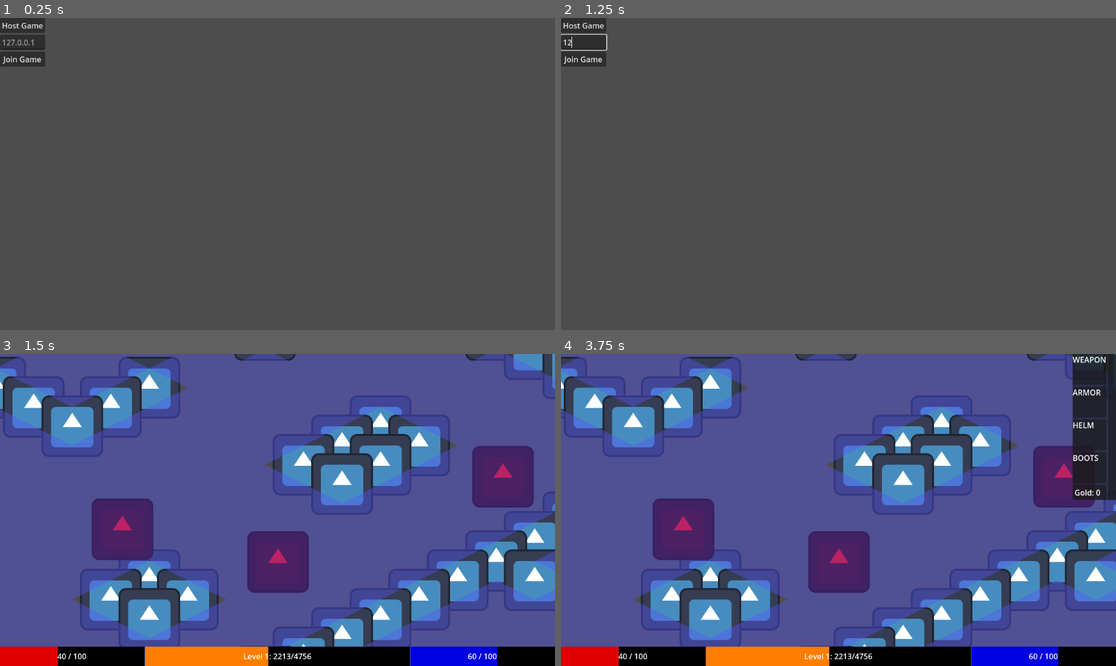
Above: before the commit, frames 1-4 (two rows, left to right).
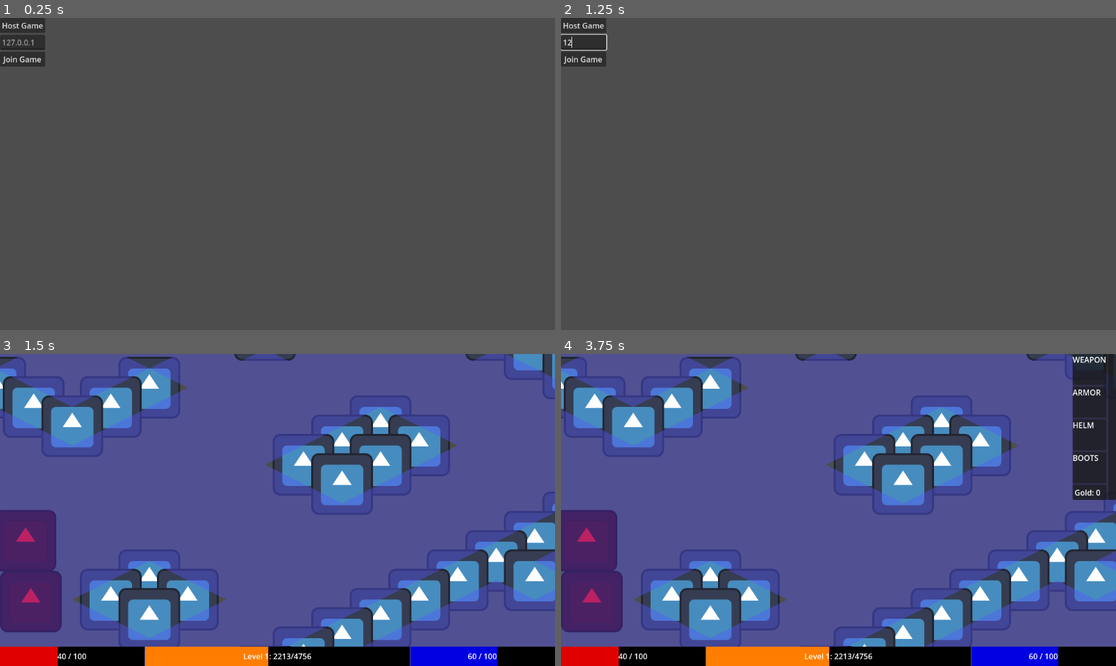
Above: after the commit, the same moments.

Repository: PietPadda/Godot_2D_ARPG
Game: Godot game, scene res://scenes/ui/main_menu.tscn
Two runs of this game, one before a commit and one after it. Both use one fixed random seed, a clock stepped at 60 frames per second and the inputs below. The engine's default icon, where the game draws it, is replaced by a stand-in: a white triangle on a blue panel in a dark square.
Inputs (mouse positions are in pixels of both pictures, inside the frame that each line leads up to):
- Up to frame 1 (0.25 s): no input
- Up to frame 2 (1.25 s): click (583, 42) at 0.52 s; type "12" at 0.6 s
- Up to frame 3 (1.5 s): click "Host Game" at 1.25 s
- Up to frame 4 (3.75 s): tap Enter at 2, 3.5 s; move the mouse to (960, 494) at 2.02 s; hold E (interact) 2.03-2.78 s; click (960, 494) at 2.17 s; tap Space at 2.75 s; move the mouse to (727, 525) at 2.77 s; click (727, 525) at 2.85 s; move the mouse to (894, 441) at 3.52 s; tap I (toggle_character_sheet) at 3.6 s; click (894, 441) at 3.67 s

Frames 1-2 are identical in both runs. In frame 3, 11% of the frame differs, in the area x 0-97%, y 29-90%; in frame 4, 9.9%.

Commit message:
refactor(multiplayer): changed enemy spawning from pre-placed enemies to spawn points

Diff:
--- a/scenes/enemies/skeleton.tscn
+++ b/scenes/enemies/skeleton.tscn
@@ -60,7 +60,7 @@
 radius = 63.0
 
 [sub_resource type="SceneReplicationConfig" id="SceneReplicationConfig_f0dbl"]
-properties/0/path = NodePath(".:global_position")
+properties/0/path = NodePath(".:position")
 properties/0/spawn = true
 properties/0/replication_mode = 1
 
--- a/scenes/levels/main.tscn
+++ b/scenes/levels/main.tscn
@@ -1,7 +1,6 @@
-[gd_scene load_steps=7 format=4 uid="uid://cys1ord7jy672"]
+[gd_scene load_steps=6 format=4 uid="uid://cys1ord7jy672"]
 
 [ext_resource type="Script" uid="uid://dyk4hmsc77wwb" path="res://scripts/levels/main.gd" id="1_y0acb"]
-[ext_resource type="PackedScene" uid="uid://dg2sqch3jtd3h" path="res://scenes/enemies/skeleton.tscn" id="2_2vj2h"]
 [ext_resource type="Resource" uid="uid://ceqwwvcv6s88b" path="res://data/audio/dungeon_theme.tres" id="2_b6bv0"]
 [ext_resource type="PackedScene" uid="uid://mhkp0k8x04dx" path="res://scenes/ui/HUD.tscn" id="4_j4d2a"]
 [ext_resource type="TileSet" uid="uid://c02d7kxsulago" path="res://assets/tilesets/dungeon_tileset.tres" id="5_u81e1"]
@@ -29,97 +28,33 @@
 _spawnable_scenes = PackedStringArray("uid://c04jx6vcgex1j")
 spawn_path = NodePath("../PlayerContainer")
 
-[node name="SpawnPoints" type="Node2D" parent="."]
+[node name="PlayerSpawnPoints" type="Node2D" parent="."]
 
-[node name="SpawnPoint1" type="Marker2D" parent="SpawnPoints"]
+[node name="PlayerSpawnPoint1" type="Marker2D" parent="PlayerSpawnPoints"]
 position = Vector2(234, -278)
 
-[node name="SpawnPoint2" type="Marker2D" parent="SpawnPoints"]
+[node name="PlayerSpawnPoint2" type="Marker2D" parent="PlayerSpawnPoints"]
 position = Vector2(482, -170)
 
-[node name="SpawnPoint3" type="Marker2D" parent="SpawnPoints"]
+[node name="PlayerSpawnPoint3" type="Marker2D" parent="PlayerSpawnPoints"]
 position = Vector2(-85, -133)
 
-[node name="SpawnPoint4" type="Marker2D" parent="SpawnPoints"]
+[node name="PlayerSpawnPoint4" type="Marker2D" parent="PlayerSpawnPoints"]
 position = Vector2(175, -94)
+
+[node name="EnemyContainer" type="Node2D" parent="."]
 
 [node name="EnemySpawner" type="MultiplayerSpawner" parent="."]
 _spawnable_scenes = PackedStringArray("uid://dg2sqch3jtd3h")
 spawn_path = NodePath("../EnemyContainer")
 
-[node name="EnemyContainer" type="Node2D" parent="."]
+[node name="EnemySpawnPoints" type="Node2D" parent="."]
 
-[node name="Skeleton1" parent="EnemyContainer" instance=ExtResource("2_2vj2h")]
-position = Vector2(-473, 1428)
+[node name="EnemySpawnPoint1" type="Marker2D" parent="EnemySpawnPoints"]
+position = Vector2(-144, 446)
 
-[node name="Skeleton2" parent="EnemyContainer" instance=ExtResource("2_2vj2h")]
-position = Vector2(-637, 1429)
+[node name="EnemySpawnPoint2" type="Marker2D" parent="EnemySpawnPoints"]
+position = Vector2(53, 388)
 
-[node name="Skeleton3" parent="EnemyContainer" instance=ExtResource("2_2vj2h")]
-position = Vector2(-414, 1294)
-
-[node name="Skeleton4" parent="EnemyContainer" instance=ExtResource("2_2vj2h")]
-position = Vector2(1506, 377)
-
-[node name="Skeleton5" parent="EnemyContainer" instance=ExtResource("2_2vj2h")]
-position = Vector2(1653, 441)
-
-[node name="Skeleton6" parent="EnemyContainer" instance=ExtResource("2_2vj2h")]
-position = Vector2(1295, 450)
-
-[node name="Skeleton7" parent="EnemyContainer" instance=ExtResource("2_2vj2h")]
-position = Vector2(1490, 528)
-
-[node name="Skeleton8" parent="EnemyContainer" instance=ExtResource("2_2vj2h")]
-position = Vector2(1001, 743)
-
-[node name="Skeleton9" parent="EnemyContainer" instance=ExtResource("2_2vj2h")]
-position = Vector2(383, 995)
-
-[node name="Skeleton10" parent="EnemyContainer" instance=ExtResource("2_2vj2h")]
-position = Vector2(-963, 625)
-
-[node name="Skeleton11" parent="EnemyContainer" instance=ExtResource("2_2vj2h")]
-position = Vector2(-741, 663)
-
-[node name="Skeleton12" parent="EnemyContainer" instance=ExtResource("2_2vj2h")]
-position = Vector2(-1496, 934)
-
-[node name="Skeleton13" parent="EnemyContainer" instance=ExtResource("2_2vj2h")]
-position = Vector2(-1204, 1087)
-
-[node name="Skeleton14" parent="EnemyContainer" instance=ExtResource("2_2vj2h")]
-position = Vector2(-1246, 877)
-
-[node name="Skeleton15" parent="EnemyContainer" instance=ExtResource("2_2vj2h")]
-position = Vector2(-1272, 450)
-
-[node name="Skeleton16" parent="EnemyContainer" instance=ExtResource("2_2vj2h")]
-position = Vector2(-895, 294)
-
-[node name="Skeleton17" parent="EnemyContainer" instance=ExtResource("2_2vj2h")]
-position = Vector2(-461, 421)
-
-[node name="Skeleton18" parent="EnemyContainer" instance=ExtResource("2_2vj2h")]
-position = Vector2(-310, 812)
-
-[node name="Skeleton19" parent="EnemyContainer" instance=ExtResource("2_2vj2h")]
-position = Vector2(-147, 491)
-
-[node name="Skeleton20" parent="EnemyContainer" instance=ExtResource("2_2vj2h")]
-position = Vector2(254, 364)
-
-[node name="Skeleton21" parent="EnemyContainer" instance=ExtResource("2_2vj2h")]
-position = Vector2(577, 432)
-
-[node name="Skeleton22" parent="EnemyContainer" instance=ExtResource("2_2vj2h")]
-position = Vector2(1044, 255)
-
-[node name="Skeleton23" parent="EnemyContainer" instance=ExtResource("2_2vj2h")]
-position = Vector2(-71, 300)
-
-[node name="Skeleton24" parent="EnemyContainer" instance=ExtResource("2_2vj2h")]
-position = Vector2(1418, 440)
-
-[node name="Skeleton25" parent="EnemyContainer" instance=ExtResource("2_2vj2h")]
-position = Vector2(1385, 360)
+[node name="EnemySpawnPoint3" type="Marker2D" parent="EnemySpawnPoints"]
+position = Vector2(64, 514)
--- a/scripts/levels/main.gd
+++ b/scripts/levels/main.gd
@@ -6,9 +6,11 @@
 # player container used for spawning
 @onready var player_container: Node2D = $PlayerContainer
 # Add a reference to our new spawn points container.
-@onready var spawn_points_container: Node2D = $SpawnPoints
+@onready var spawn_points_container: Node2D = $PlayerSpawnPoints
 # Add a reference to our bunch of enemies.
 @onready var enemies_container: Node2D = $EnemyContainer
+# Add a reference to our new spawn points container.
+@onready var enemy_spawn_points_container: Node2D = $EnemySpawnPoints
 # Add a reference to our new spawner.
 @onready var enemy_spawner: MultiplayerSpawner = $EnemySpawner
 const SKELETON_SCENE = preload("res://scenes/enemies/skeleton.tscn")
@@ -17,13 +19,19 @@
 @export var level_music: MusicTrackData
 
 # Consts and vars
-var spawn_points: Array = []
-var current_spawn_index: int = 0
+var player_spawn_points: Array = []
+var current_player_spawn_index: int = 0
+
+var enemy_spawn_points: Array = []
+var current_enemy_spawn_index: int = 0
 
 # The setup logic MUST be in _ready() to run once at the start.
 func _ready():
 	# Get all the spawn point children into an array when the level loads.
-	spawn_points = spawn_points_container.get_children()
+	player_spawn_points = spawn_points_container.get_children()
+
+	# Get all the spawn point children into an array when the level loads.
+	enemy_spawn_points = enemy_spawn_points_container.get_children()
 
 	# Play the music track that has been assigned in the Inspector.
 	if level_music:
@@ -43,16 +51,9 @@
 	# who has already connected (including ourselves if we are the host).
 	NetworkManager.spawn_existing_players()
 
-	# NEW LOGIC FOR PRE-PLACED ENEMIES:
-	# If this game instance is a client (i.e., not the server/host)...
-	if not multiplayer.is_server():
-		# ...delete all the enemies that were pre-placed in the scene.
-		for enemy in enemies_container.get_children():
-			enemy.queue_free()
-	# If this game instance IS the server, take ownership of all pre-placed enemies.
-	else:
-		for enemy in enemies_container.get_children():
-			enemy.set_multiplayer_authority(1)
+	# If we are the server, call a new function to spawn enemies for everyone.
+	if multiplayer.is_server():
+		_spawn_initial_enemies()
 
 # This function can now be left empty or used for other inputs.
 func _unhandled_input(event: InputEvent) -> void:
@@ -69,11 +70,11 @@
 
 	var spawn_pos = Vector2.ZERO # Default in case we have no spawn points
 	# Check if we have any spawn points defined.
-	if not spawn_points.is_empty():
+	if not player_spawn_points.is_empty():
 		# Get the position of the next spawn point in the cycle.
-		spawn_pos = spawn_points[current_spawn_index].global_position
+		spawn_pos = player_spawn_points[current_player_spawn_index].global_position
 		# Move to the next index, wrapping around if we reach the end.
-		current_spawn_index = (current_spawn_index + 1) % spawn_points.size()
+		current_player_spawn_index = (current_player_spawn_index + 1) % player_spawn_points.size()
 
 	# We still set the position on the server instance.
 	player_instance.global_position = spawn_pos
@@ -83,3 +84,22 @@
 
 	# Call the RPC on the client who owns this new player.
 	player_instance.set_initial_position.rpc_id(id, spawn_pos)
+
+# This function is ONLY called by the server.
+func _spawn_initial_enemies():
+	# This debug print helps confirm the server is running this code.
+	print("[HOST] Spawning initial enemies...")
+
+	# We'll use the same spawn points you defined for players,
+	# but you could create a separate group for enemies.
+	for point in enemy_spawn_points:
+		# Create a new instance of our skeleton scene.
+		var skeleton = SKELETON_SCENE.instantiate()
+
+		# Set its starting position based on the spawn point.
+		skeleton.global_position = point.global_position
+
+		# THIS IS THE MOST IMPORTANT STEP:
+		# Add the new skeleton as a child of the MultiplayerSpawner.
+		# The spawner will now automatically create this skeleton on all clients.
+		enemies_container.add_child(skeleton)
